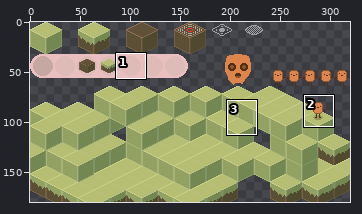
Pixel-art file: assets/sprites/world-320x180.aseprite. Above, an overview of the earlier version with the close-up marked.
Close-up. Before the edit:
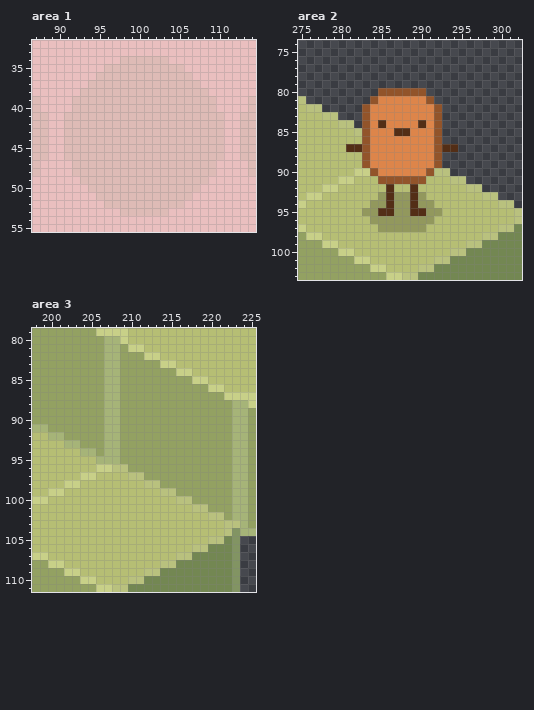
320x180 pixels, 1 frame. Colours within 5 levels of each other are drawn and written as one. Shown: area 1: x 87..114, y 32..55; area 2: x 275..302, y 74..103; area 3: x 198..225, y 79..111.
New version:
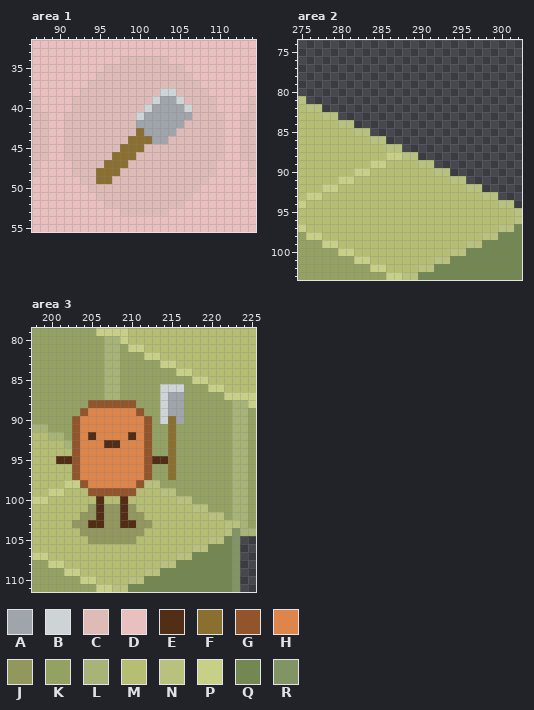
Palette (. is transparent): A #a0a5ac  B #ced3d5  C #debbb6  D #eabfbf  E #532e16  F #8a6f30  G #92542a  H #dd854a  J #92985d  K #93a162  L #a6b478  M #b6be74  N #b9c17e  P #c8d088  Q #738752  R #829463
Difference:
layer "tools" added
Area 1, layer "icons":
y 38: x 103..104 CC -> BB
y 39: x 102..105 CCCC -> BAAB
y 40: x 101..106 CCCCCC -> BAAAAB
y 41: x 100..106 CCCCCCC -> BAAAAAA
y 42: x 100..105 CCCCCC -> AAAAAA
y 43: x 100..104 CCCCC -> FAAAA
y 44: x 99..103 CCCCC -> FFFAA
y 45: x 98..100 CCC -> FFF
y 46: x 97..99 CCC -> FFF
y 47: x 96..98 CCC -> FFF
y 48: x 95..97 CCC -> FFF
y 49: x 95..96 CC -> FF
Area 2, layers "player", "player shadow":
y 80: x 285..290 GGGGGG -> ......
y 81: x 284..291 GHHHHHHG -> ........
y 82..83: x 283..292 GHHHHHHHHG -> ..........
y 84: x 283..292 GHEHHHHEHG -> ..........
y 85: x 283..292 GHHHEEHHHG -> N.........
y 86: x 283..292 GHHHHHHHHG -> MNN.......
y 87: x 281..294 EEGHHHHHHHHGEE -> MMMMMNN.......
y 88: x 283..292 GHHHHHHHHG -> MMMPPNN...
y 89: x 283..292 GHHHHHHHHG -> MPPMMMMNN.
y 90: x 284..291 GHHHHHHG -> MMMMMMMM
y 91: x 285..290 GGGGGG -> MMMMMM
y 92: x 286 E -> M; x 289 E -> M
y 93: x 285..290 JEJJEJ -> MMMMMM
y 94: x 284..291 JJEJJEJJ -> MMMMMMMM
y 95: x 283..292 JJEEJJEEJJ -> MMMMMMMMMM
y 96: x 284..291 JJJJJJJJ -> MMMMMMMM
y 97: x 285..290 JJJJJJ -> MMMMMM
Area 3, layers "tools", "player", "player shadow":
y 86: x 214..216 KKK -> BBB
y 87: x 214..216 KKK -> BAA
y 88: x 205..210 KKLLKK -> GGGGGG; x 214..216 KKK -> BAA
y 89: x 204..211 KKKLLKKK -> GHHHHHHG; x 214..216 KKK -> BAA
y 90: x 203..212 KKKKLLKKKK -> GHHHHHHHHG; x 214..216 KKK -> BFA
y 91: x 203..212 KKKKLLKKKK -> GHHHHHHHHG; x 215 K -> F
y 92: x 203..212 KKKKLLKKKK -> GHEHHHHEHG; x 215 K -> F
y 93: x 203..212 LKKKLLKKKK -> GHHHEEHHHG; x 215 K -> F
y 94: x 203..212 MLLKLLKKKK -> GHHHHHHHHG; x 215 K -> F
y 95: x 201..215 MMMMMLLLKKKKKKK -> EEGHHHHHHHHGEEF
y 96: x 203..212 MMMPPNNKKK -> GHHHHHHHHG; x 215 K -> F
y 97: x 203..212 MPPMMMMNNK -> GHHHHHHHHG; x 215 K -> F
y 98: x 204..211 MMMMMMMM -> GHHHHHHG
y 99: x 205..210 MMMMMM -> GGGGGG
y 100: x 206 M -> E; x 209 M -> E
y 101: x 205..210 MMMMMM -> JEJJEJ
y 102: x 204..211 MMMMMMMM -> JJEJJEJJ
y 103: x 203..212 MMMMMMMMMM -> JJEEJJEEJJ
y 104: x 204..211 MMMMMMMM -> JJJJJJJJ
y 105: x 205..210 MMMMMM -> JJJJJJ
Where, in picture pixels (left, top, right, bottom), the same in both close-ups:
changed: (96, 88, 192, 184)
changed: (346, 88, 458, 232)
changed: (56, 384, 184, 544)
